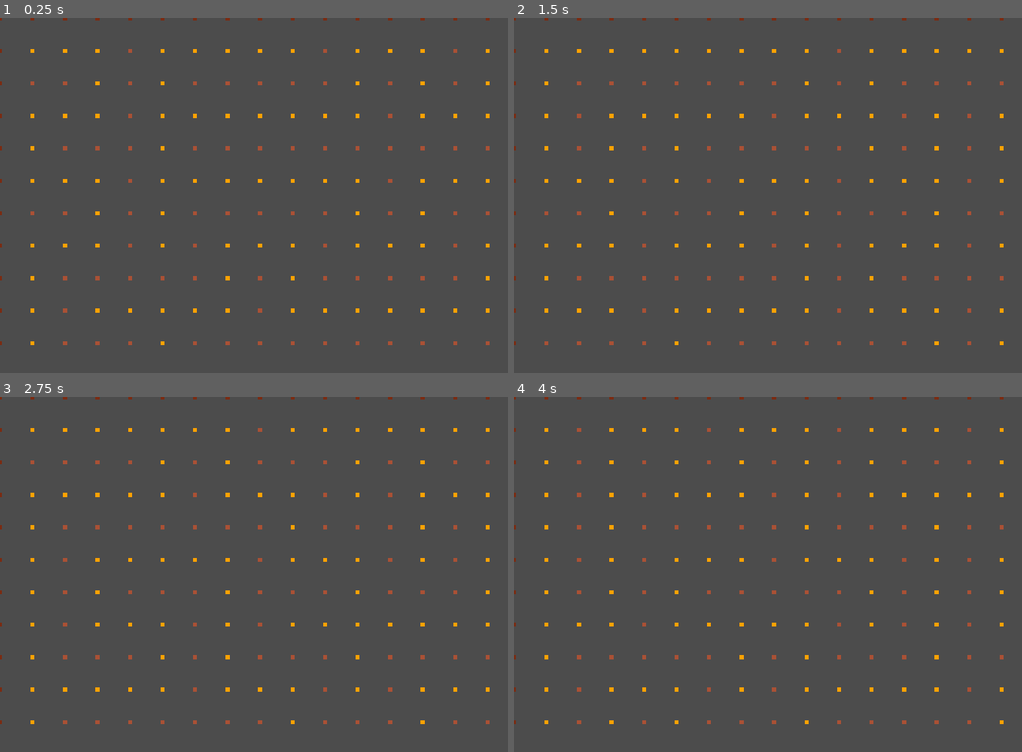
Above: before the commit, frames 1-4 (two rows, left to right).
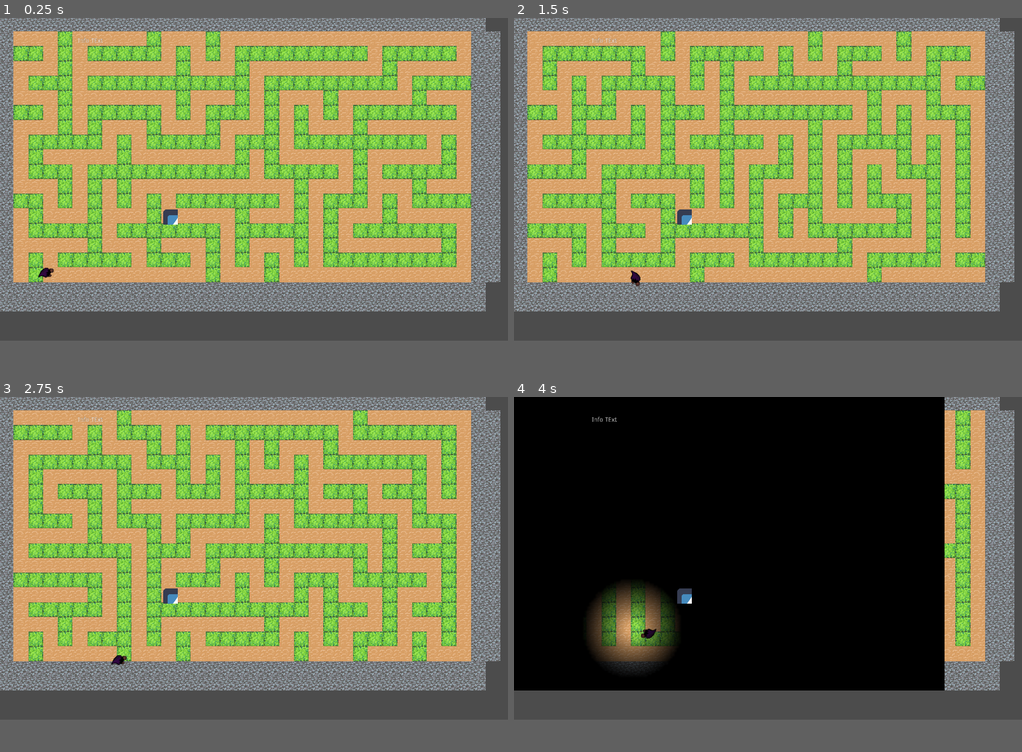
Above: after the commit, the same moments.

Repository: Marvinmind/maze
Game: Godot game, scene res://Main.tscn
The game is run twice, just before and just after one commit, with the same random seed, the same clock (stepped at 60 frames per second) and the same inputs. Before the commit the project starts from res://MazeGenerator/maze_generator.tscn. The engine's default icon, where the game draws it, is replaced by a stand-in: a white triangle on a blue panel in a dark square.
Inputs:
- Up to frame 1 (0.25 s): no input
- Up to frame 2 (1.5 s): tap Enter (ui_accept) at 0.5, 0.77 s; hold Right (ui_right) 0.53-1.28 s; hold Down (ui_down) from 1.28 s (still down)
- Up to frame 3 (2.75 s): tap Enter (ui_accept) at 1.52, 2 s; release Down (ui_down) at 2.03 s; hold Right (ui_right) from 2.03 s (still down)
- Up to frame 4 (4 s): tap Enter (ui_accept) at 2.75, 3.02, 3.5, 3.77 s; release Right (ui_right) at 2.78 s; hold Up (ui_up) 2.78-3.53 s; hold Left (ui_left) from 3.53 s (still down)
In our replay, the window is 800x560 before the commit and 800x509 after it. These sizes can differ from the game's own. Grey fills any space a smaller window leaves; there, only what the larger window draws over its background counts as a difference.

The runs differ from the first frame. In frame 1, 78% of the frame differs, in the area x 0-99%, y 0-93%; in frame 2, 78%; in frame 3, 78%; in frame 4, 80%.

Commit message:
Adding mc guffins

Diff:
--- /dev/null
+++ b/CollectedObjects.gd
@@ -0,0 +1,21 @@
+extends TileMap
+
+
+# Declare member variables here. Examples:
+# var a = 2
+# var b = "text"
+
+
+# Called when the node enters the scene tree for the first time.
+func _ready():
+	pass
+
+
+
+# Called every frame. 'delta' is the elapsed time since the previous frame.
+#func _process(delta):
+#	pass
+
+
+func _on_GameObjects_tile_collected(tile):
+	set_cell(0, 21 + tile, tile)
--- /dev/null
+++ b/GameObjects.gd
@@ -0,0 +1,21 @@
+extends TileMap
+
+signal tile_collected
+
+# Called when the node enters the scene tree for the first time.
+func _ready():
+	pass # Replace with function body.
+
+
+# Called every frame. 'delta' is the elapsed time since the previous frame.
+#func _process(delta):
+#	pass
+
+
+func _on_AnimatedSprite_collided(collision):
+	if collision.collider.name == "GameObjects":
+		var sprite = get_node("../AnimatedSprite")
+		var tile_pos = collision.collider.world_to_map(sprite.position)
+		tile_pos -= collision.normal
+		var tile = collision.collider.get_cellv(tile_pos)
+		emit_signal("tile_collected", tile)
--- a/Main.gd
+++ b/Main.gd
@@ -19,34 +19,11 @@
 	setSprites()
 
 
-
-func _process(delta):
-
-	direction.x = Input.get_action_strength("ui_right") - Input.get_action_strength("ui_left")
-	direction.y = Input.get_action_strength("ui_down") - Input.get_action_strength("ui_up")
-
-	if direction != Vector2.ZERO:
-		velocity = velocity.move_toward(direction * MAX_SPEED, ACCELERATION * delta)
-		rotation = rotation.move_toward(direction, delta*10)
-	else:
-		velocity = velocity.move_toward(Vector2.ZERO, FRICTION * delta)
-
-
-
-
-	$AnimatedSprite.move_and_slide(velocity)
-	$AnimatedSprite.rotation = rotation.angle()
-
-
-# Called every frame. 'delta' is the elapsed time since the previous frame.
-#func _process(delta):
-#	pass
-
-
 func _on_NightFall_timeout():
 	$AnimatedSprite.get_node("Light2D").enabled = true
 	$NightFall.stop()
 	$DayBreak.start()
+
 
 
 func _on_DayBreak_timeout():
@@ -55,8 +32,11 @@
 	$NightFall.start()
 
 
+
 func setSprites():
 	var cells = $maze_generator.get_used_cells_by_id(1)
 	var index = randi() % cells.size()
+	var tile = randi() % 2
 	var selectedCell = cells[index]
-	$maze_generator.set_cell(selectedCell[0], selectedCell[1], 0)
+	print("setting")
+	$GameObjects.set_cell(selectedCell[0], selectedCell[1], tile)
--- a/Main.tscn
+++ b/Main.tscn
@@ -1,17 +1,24 @@
-[gd_scene load_steps=10 format=2]
+[gd_scene load_steps=19 format=2]
 
 [ext_resource path="res://MazeGenerator/maze_generator.tscn" type="PackedScene" id=1]
 [ext_resource path="res://MazeGenerator/Player.tscn" type="PackedScene" id=2]
 [ext_resource path="res://Main.gd" type="Script" id=3]
 [ext_resource path="res://TestSprites/trees1.bmp" type="Texture" id=4]
 [ext_resource path="res://TestSprites/ground1.bmp" type="Texture" id=5]
-[ext_resource path="res://TestSprites/ground15.bmp" type="Texture" id=6]
+[ext_resource path="res://TestSprites/stones.png" type="Texture" id=6]
 [ext_resource path="res://blackMask.png" type="Texture" id=7]
-
-[sub_resource type="ConvexPolygonShape2D" id=1]
-points = PoolVector2Array( 32, 32, 0, 32, 0, 0, 32, 0 )
-
-[sub_resource type="TileSet" id=2]
+[ext_resource path="res://MazeGenerator/Player.gd" type="Script" id=8]
+[ext_resource path="res://icon.png" type="Texture" id=9]
+[ext_resource path="res://GameObjects.gd" type="Script" id=10]
+[ext_resource path="res://CollectedObjects.gd" type="Script" id=11]
+
+[sub_resource type="ConvexPolygonShape2D" id=6]
+points = PoolVector2Array( 32, 32, 0, 32, 0, 0, 32, 0 )
+
+[sub_resource type="ConvexPolygonShape2D" id=7]
+points = PoolVector2Array( 32, 32, 0, 32, 0, 0, 32, 0 )
+
+[sub_resource type="TileSet" id=8]
 0/name = "trees1.bmp 0"
 0/texture = ExtResource( 4 )
 0/tex_offset = Vector2( 0, 0 )
@@ -22,14 +29,14 @@
 0/navigation_offset = Vector2( 0, 0 )
 0/shape_offset = Vector2( 0, 0 )
 0/shape_transform = Transform2D( 1, 0, 0, 1, 0, 0 )
-0/shape = SubResource( 1 )
+0/shape = SubResource( 6 )
 0/shape_one_way = false
 0/shape_one_way_margin = 1.0
 0/shapes = [ {
 "autotile_coord": Vector2( 0, 0 ),
 "one_way": false,
 "one_way_margin": 1.0,
-"shape": SubResource( 1 ),
+"shape": SubResource( 6 ),
 "shape_transform": Transform2D( 1, 0, 0, 1, 0, 0 )
 } ]
 0/z_index = 0
@@ -47,7 +54,7 @@
 1/shape_one_way_margin = 0.0
 1/shapes = [  ]
 1/z_index = 0
-2/name = "ground15.bmp 2"
+2/name = "stones.png 2"
 2/texture = ExtResource( 6 )
 2/tex_offset = Vector2( 0, 0 )
 2/modulate = Color( 1, 1, 1, 1 )
@@ -57,22 +64,111 @@
 2/navigation_offset = Vector2( 0, 0 )
 2/shape_offset = Vector2( 0, 0 )
 2/shape_transform = Transform2D( 1, 0, 0, 1, 0, 0 )
+2/shape = SubResource( 7 )
 2/shape_one_way = false
-2/shape_one_way_margin = 0.0
-2/shapes = [  ]
+2/shape_one_way_margin = 1.0
+2/shapes = [ {
+"autotile_coord": Vector2( 0, 0 ),
+"one_way": false,
+"one_way_margin": 1.0,
+"shape": SubResource( 7 ),
+"shape_transform": Transform2D( 1, 0, 0, 1, 0, 0 )
+} ]
 2/z_index = 0
+
+[sub_resource type="ConvexPolygonShape2D" id=5]
+points = PoolVector2Array( 32, 32, 0, 32, 0, 0, 32, 0 )
+
+[sub_resource type="ConvexPolygonShape2D" id=9]
+points = PoolVector2Array( 32, 32, 0, 32, 0, 0, 32, 0 )
+
+[sub_resource type="TileSet" id=4]
+0/name = "icon.png 0"
+0/texture = ExtResource( 9 )
+0/tex_offset = Vector2( 0, 0 )
+0/modulate = Color( 1, 1, 1, 1 )
+0/region = Rect2( 0, 0, 32, 32 )
+0/tile_mode = 0
+0/occluder_offset = Vector2( 0, 0 )
+0/navigation_offset = Vector2( 0, 0 )
+0/shape_offset = Vector2( 0, 0 )
+0/shape_transform = Transform2D( 1, 0, 0, 1, 0, 0 )
+0/shape = SubResource( 5 )
+0/shape_one_way = false
+0/shape_one_way_margin = 1.0
+0/shapes = [ {
+"autotile_coord": Vector2( 0, 0 ),
+"one_way": false,
+"one_way_margin": 1.0,
+"shape": SubResource( 5 ),
+"shape_transform": Transform2D( 1, 0, 0, 1, 0, 0 )
+} ]
+0/z_index = 0
+1/name = "stones.png 1"
+1/texture = ExtResource( 6 )
+1/tex_offset = Vector2( 0, 0 )
+1/modulate = Color( 1, 1, 1, 1 )
+1/region = Rect2( 0, 0, 32, 32 )
+1/tile_mode = 0
+1/occluder_offset = Vector2( 0, 0 )
+1/navigation_offset = Vector2( 0, 0 )
+1/shape_offset = Vector2( 0, 0 )
+1/shape_transform = Transform2D( 1, 0, 0, 1, 0, 0 )
+1/shape = SubResource( 9 )
+1/shape_one_way = false
+1/shape_one_way_margin = 1.0
+1/shapes = [ {
+"autotile_coord": Vector2( 0, 0 ),
+"one_way": false,
+"one_way_margin": 1.0,
+"shape": SubResource( 9 ),
+"shape_transform": Transform2D( 1, 0, 0, 1, 0, 0 )
+} ]
+1/z_index = 0
+
+[sub_resource type="TileSet" id=10]
+0/name = "icon.png 0"
+0/texture = ExtResource( 9 )
+0/tex_offset = Vector2( 0, 0 )
+0/modulate = Color( 1, 1, 1, 1 )
+0/region = Rect2( 0, 0, 64, 32 )
+0/tile_mode = 0
+0/occluder_offset = Vector2( 0, 0 )
+0/navigation_offset = Vector2( 0, 0 )
+0/shape_offset = Vector2( 0, 0 )
+0/shape_transform = Transform2D( 1, 0, 0, 1, 0, 0 )
+0/shape_one_way = false
+0/shape_one_way_margin = 0.0
+0/shapes = [  ]
+0/z_index = 0
+1/name = "stones.png 1"
+1/texture = ExtResource( 6 )
+1/tex_offset = Vector2( 0, 0 )
+1/modulate = Color( 1, 1, 1, 1 )
+1/region = Rect2( 0, 0, 32, 32 )
+1/tile_mode = 0
+1/occluder_offset = Vector2( 0, 0 )
+1/navigation_offset = Vector2( 0, 0 )
+1/shape_offset = Vector2( 0, 0 )
+1/shape_transform = Transform2D( 1, 0, 0, 1, 0, 0 )
+1/shape_one_way = false
+1/shape_one_way_margin = 0.0
+1/shapes = [  ]
+1/z_index = 0
 
 [node name="Node" type="Node"]
 script = ExtResource( 3 )
 
 [node name="maze_generator" parent="." instance=ExtResource( 1 )]
-tile_set = SubResource( 2 )
+z_as_relative = false
+tile_set = SubResource( 8 )
 cell_size = Vector2( 32, 32 )
 tile_data = PoolIntArray( -191562310, 0, 0, -181141980, 0, 0, 101643441, 0, 0, 101643442, 0, 0, 101643443, 0, 0, 101643 …(108114 unchanged characters)…
 
 [node name="AnimatedSprite" parent="." instance=ExtResource( 2 )]
-position = Vector2( 135.438, 640.472 )
+position = Vector2( 103.654, 554.655 )
 rotation = 3.14159
+script = ExtResource( 8 )
 
 [node name="Light2D" type="Light2D" parent="AnimatedSprite"]
 position = Vector2( 95.8004, 24.0325 )
@@ -82,11 +178,42 @@
 enabled = false
 texture = ExtResource( 7 )
 mode = 3
+__meta__ = {
+"_edit_group_": true
+}
 
 [node name="NightFall" type="Timer" parent="."]
 wait_time = 3.0
 
 [node name="DayBreak" type="Timer" parent="."]
 wait_time = 5.0
+
+[node name="GameObjects" type="TileMap" parent="."]
+light_mask = 0
+z_index = 20
+tile_set = SubResource( 4 )
+cell_size = Vector2( 32, 32 )
+format = 1
+script = ExtResource( 10 )
+
+[node name="Label" type="Label" parent="."]
+light_mask = 0
+margin_left = 167.395
+margin_top = 43.438
+margin_right = 207.395
+margin_bottom = 57.438
+text = "Info TExt"
+__meta__ = {
+"_edit_use_anchors_": false
+}
+
+[node name="CollectedObjects" type="TileMap" parent="."]
+light_mask = 0
+tile_set = SubResource( 10 )
+cell_size = Vector2( 32, 32 )
+format = 1
+script = ExtResource( 11 )
+[connection signal="collided" from="AnimatedSprite" to="GameObjects" method="_on_AnimatedSprite_collided"]
 [connection signal="timeout" from="NightFall" to="." method="_on_NightFall_timeout"]
 [connection signal="timeout" from="DayBreak" to="." method="_on_DayBreak_timeout"]
+[connection signal="tile_collected" from="GameObjects" to="CollectedObjects" method="_on_GameObjects_tile_collected"]
--- /dev/null
+++ b/MazeGenerator/Player.gd
@@ -0,0 +1,35 @@
+extends KinematicBody2D
+
+signal collided
+
+const ACCELERATION = 1000
+const MAX_SPEED = 200
+const FRICTION = 2000
+
+
+var velocity = Vector2.ZERO
+var rotationVector = Vector2.ZERO
+var direction = Vector2.ZERO  # The player's movement vector.
+
+# Called when the node enters the scene tree for the first time.
+func _ready():
+	pass # Replace with function body.
+
+
+func _process(delta):
+	direction.x = Input.get_action_strength("ui_right") - Input.get_action_strength("ui_left")
+	direction.y = Input.get_action_strength("ui_down") - Input.get_action_strength("ui_up")
+
+	if direction != Vector2.ZERO:
+		velocity = velocity.move_toward(direction * MAX_SPEED, ACCELERATION * delta)
+		rotationVector = rotationVector.move_toward(direction, delta*10)
+	else:
+		velocity = velocity.move_toward(Vector2.ZERO, FRICTION * delta)
+	move_and_slide(velocity)
+	rotation = rotationVector.angle()
+
+func _physics_process(delta):
+	for i in get_slide_count():
+		var collision = get_slide_collision(i)
+		if collision:
+			emit_signal('collided', collision)
--- a/MazeGenerator/Player.tscn
+++ b/MazeGenerator/Player.tscn
@@ -7,10 +7,12 @@
 
 [node name="KinematicBody2D" type="KinematicBody2D"]
 scale = Vector2( 0.3, 0.3 )
+z_as_relative = false
 
 [node name="Sprite" type="Sprite" parent="."]
 position = Vector2( 2.62483, -2.09986 )
 scale = Vector2( 5, 5 )
+z_as_relative = false
 texture = ExtResource( 1 )
 
 [node name="CollisionShape2D" type="CollisionShape2D" parent="."]
--- a/project.godot
+++ b/project.godot
@@ -16,12 +16,12 @@
 [application]
 
 config/name="Maze"
-run/main_scene="res://MazeGenerator/maze_generator.tscn"
+run/main_scene="res://Main.tscn"
 config/icon="res://icon.png"
 
 [display]
 
-window/size/width=1000
+window/size/width=1100
 window/size/height=700
 window/stretch/mode="2d"
 window/stretch/aspect="keep"
Not shown, added: TestSprites/stones.png.import
